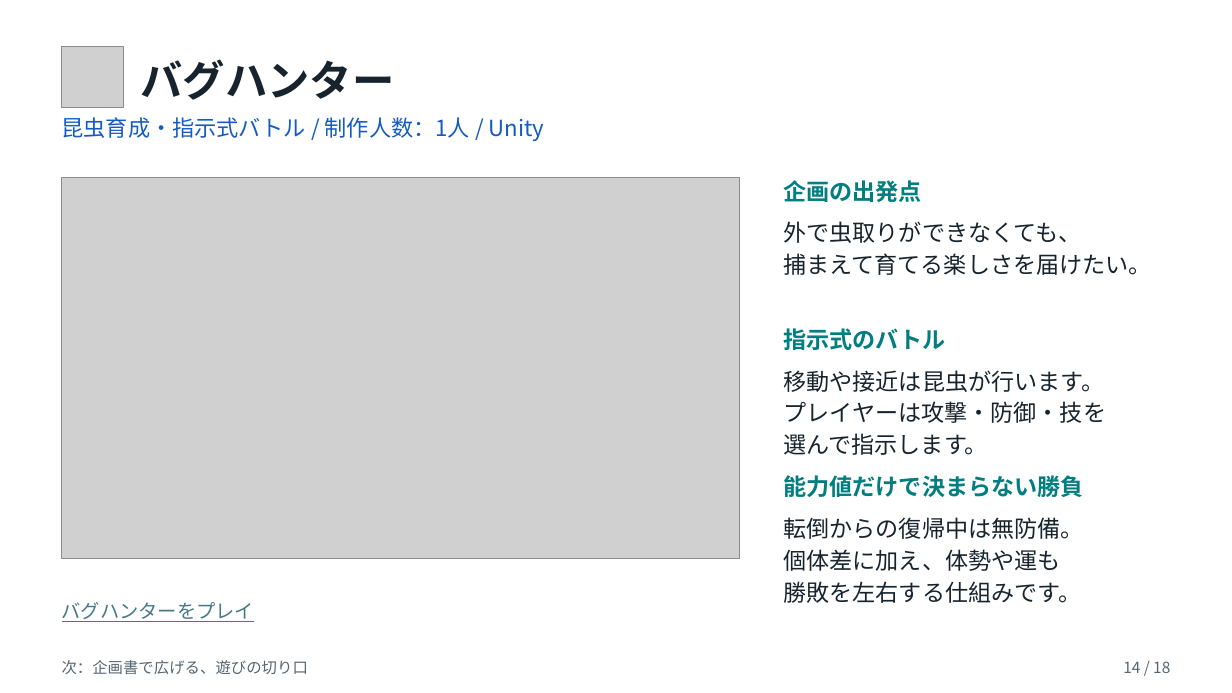
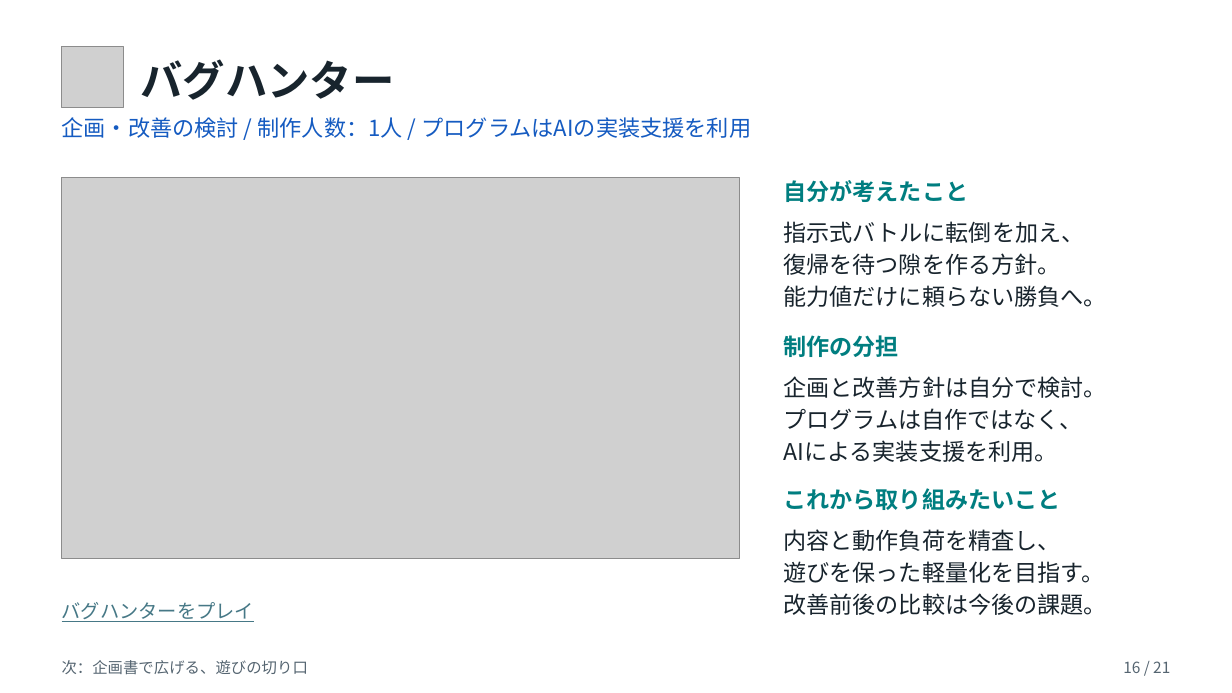
Before and after one commit to kuon-haruto/portfolio, a slide deck: slide 16 of documents/portfolio/島本善太_ポートフォリオ.pptx (slide 14 before the commit). Drawn at 1232x693 pixels with LibreOffice and Linux fonts; fonts in the diff are those of the drawing; grey boxes stand for pictures. Boxes give left, top, right and bottom in pixels: in the first picture for what was removed or moved away, otherwise in the second. Text is boxed around its words. In the diff, an @@ line names an element or a change of style, - is before the commit and + after.

```diff
--- a/documents/portfolio/島本善太_ポートフォリオ.pptx
+++ b/documents/portfolio/島本善太_ポートフォリオ.pptx
@@ text at box(62, 117, 752, 138): text changed @@
-昆虫育成・指示式バトル / 制作人数：1人 / Unity
+企画・改善の検討 / 制作人数：1人 / プログラムはAIの実装支援を利用
@@ text at box(783, 180, 968, 202): text changed @@
-企画の出発点
+自分が考えたこと
@@ text at box(783, 221, 1106, 307): text changed @@
-外で虫取りができなくても、
-捕まえて育てる楽しさを届けたい。
+指示式バトルに転倒を加え、
+復帰を待つ隙を作る方針。
+能力値だけに頼らない勝負へ。
@@ text at box(783, 335, 898, 357): text changed @@
-指示式のバトル
+制作の分担
@@ text at box(783, 376, 1106, 462): text changed @@
-移動や接近は昆虫が行います。
-プレイヤーは攻撃・防御・技を
-選んで指示します。
+企画と改善方針は自分で検討。
+プログラムは自作ではなく、
+AIによる実装支援を利用。
@@ text at box(783, 488, 1060, 510): text changed @@
-能力値だけで決まらない勝負
+これから取り組みたいこと
@@ text at box(783, 529, 1106, 615): text changed @@
-転倒からの復帰中は無防備。
-個体差に加え、体勢や運も
-勝敗を左右する仕組みです。
+内容と動作負荷を精査し、
+遊びを保った軽量化を目指す。
+改善前後の比較は今後の課題。
@@ text at box(1123, 661, 1170, 673): text changed @@
-14 / 18
+16 / 21
```
Also in this commit, not shown: 17 other slides changed, 3 slides added, 3 other files.
